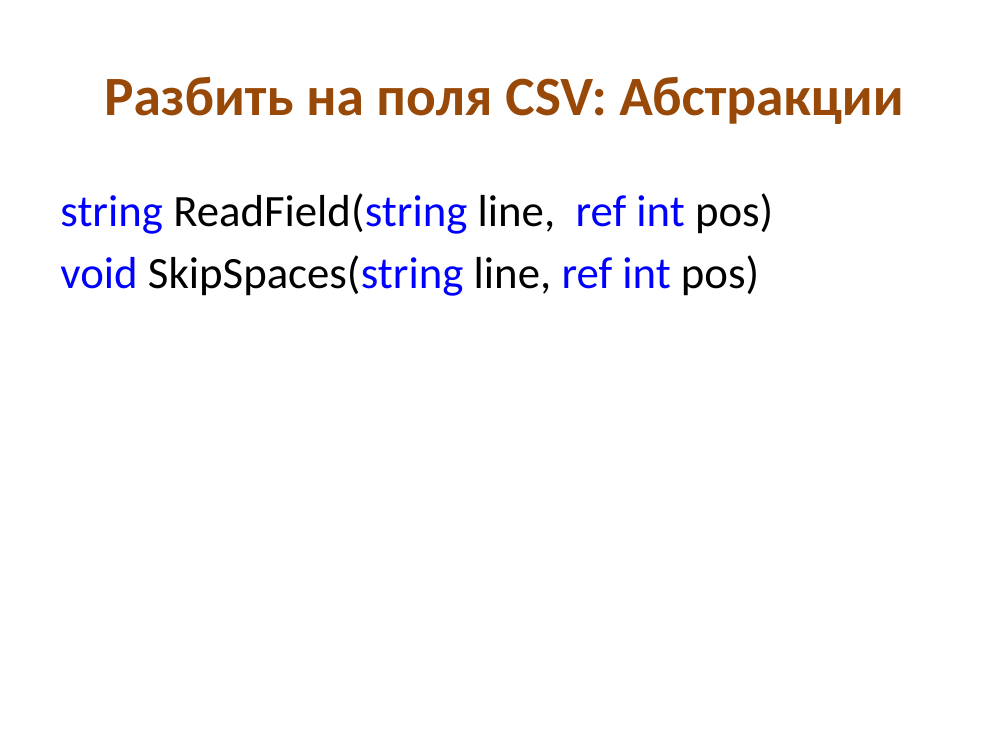
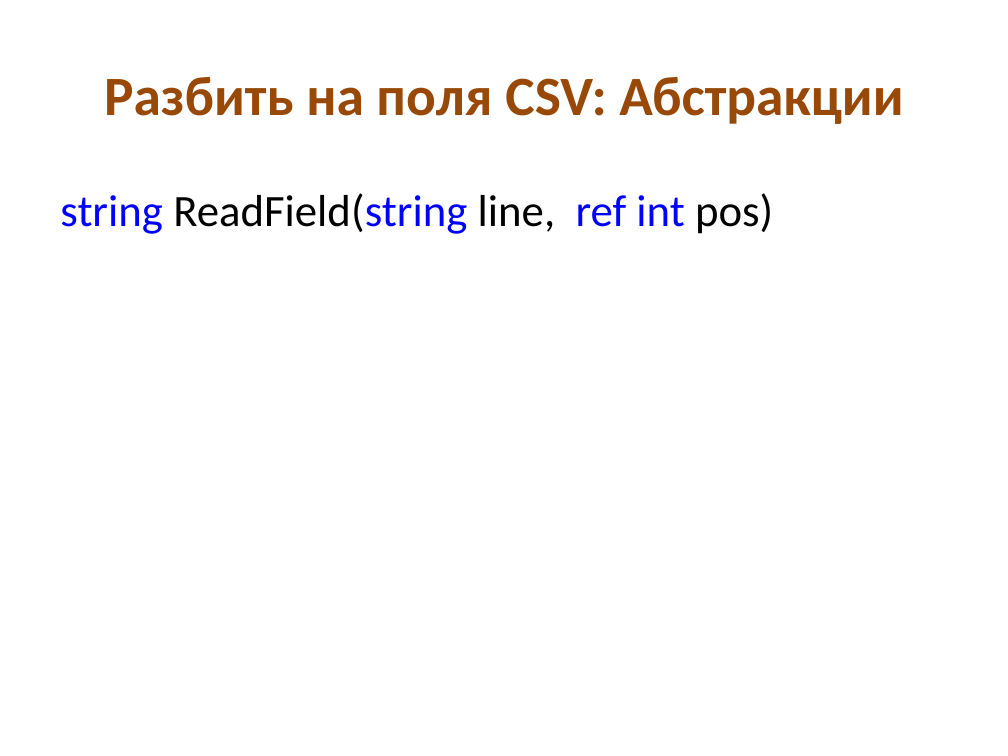
Before and after one commit to kontur-edu/intern-2014, a slide deck: slide 28 of 01-CleanCode/CleanCode.pptx. Drawn at 1008x756 pixels with LibreOffice and Linux fonts; fonts in the diff are those of the drawing. Boxes give left, top, right and bottom in pixels: in the first picture for what was removed or moved away, otherwise in the second. Text is boxed around its words. In the diff, an @@ line names an element or a change of style, - is before the commit and + after.

```diff
--- a/01-CleanCode/CleanCode.pptx
+++ b/01-CleanCode/CleanCode.pptx
@@ text at (60, 255, 759, 296): paragraph removed @@
-void SkipSpaces(string line, ref int pos)
```
Also in this commit, not shown: 13 other slides changed, 6 slides added, 1 slide removed, 8 other files.
